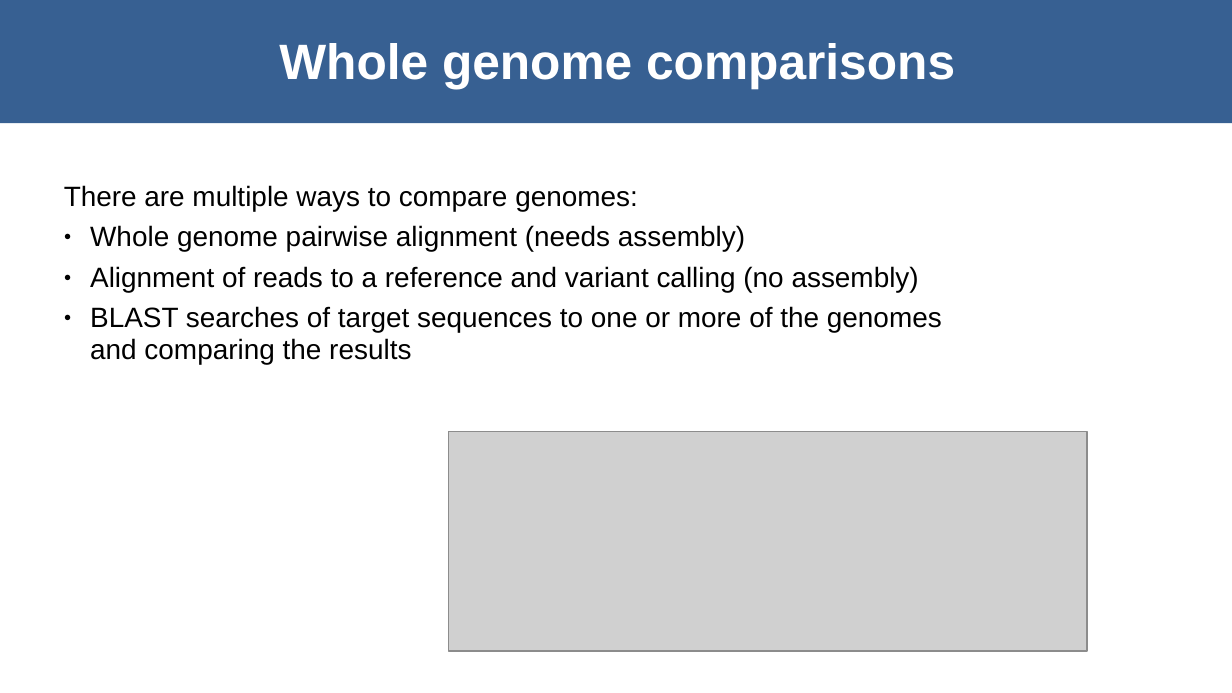
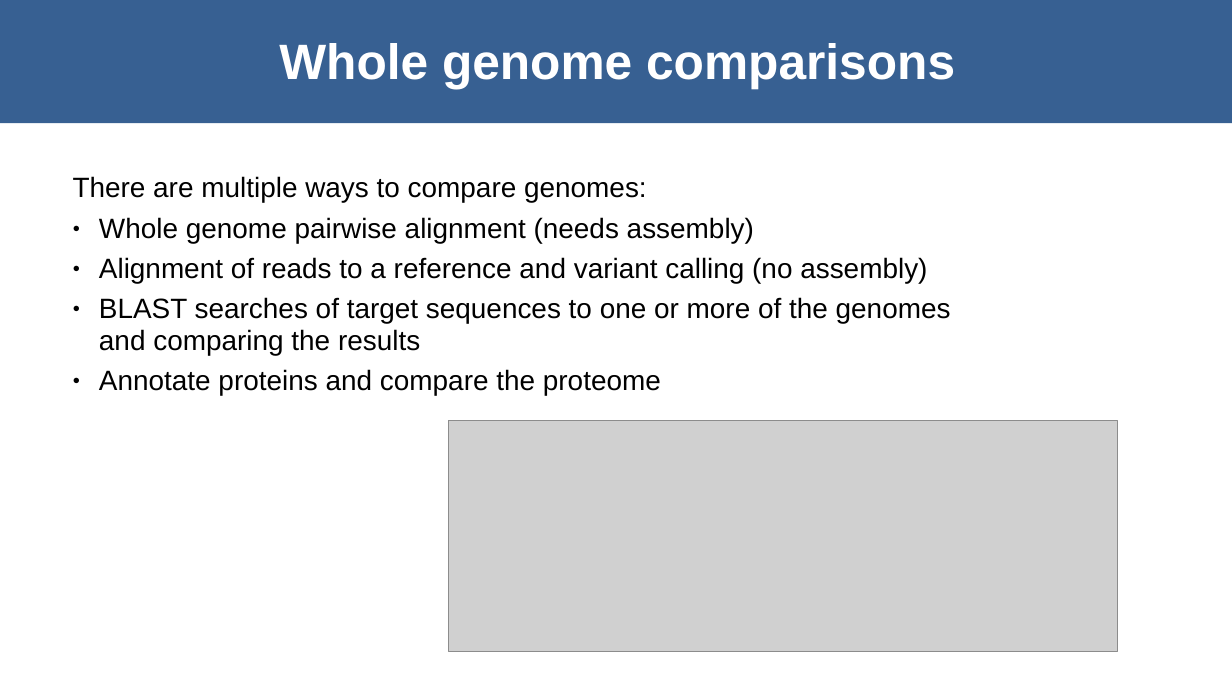
Before and after one commit to dmnfarrell/mtbdiff, a slide deck: slide 2 of orygis_project/talk_nov19.odp. Drawn at 1232x693 pixels with LibreOffice and Linux fonts; fonts in the diff are those of the drawing; grey boxes stand for pictures. Boxes give left, top, right and bottom in pixels: in the first picture for what was removed or moved away, otherwise in the second. Text is boxed around its words. In the diff, an @@ line names an element or a change of style, - is before the commit and + after.

```diff
--- a/orygis_project/talk_nov19.odp
+++ b/orygis_project/talk_nov19.odp
@@ text "There are multiple ways to ...": place and size @@
-text "There are multiple ways to ..." at <box>64,185,942,364</box>
+text "There are multiple ways to ..." at <box>73,176,951,395</box>
@@ text at <box>99,369,661,395</box>: paragraph added @@
+● Annotate proteins and compare the proteome
@@ picture: place and size @@
-picture at <box>449,432,1088,652</box>
+picture at <box>449,420,1118,651</box>
```
Also in this commit, not shown: 8 other slides changed, 8 slides added, 6 slides removed, 6 other files.
